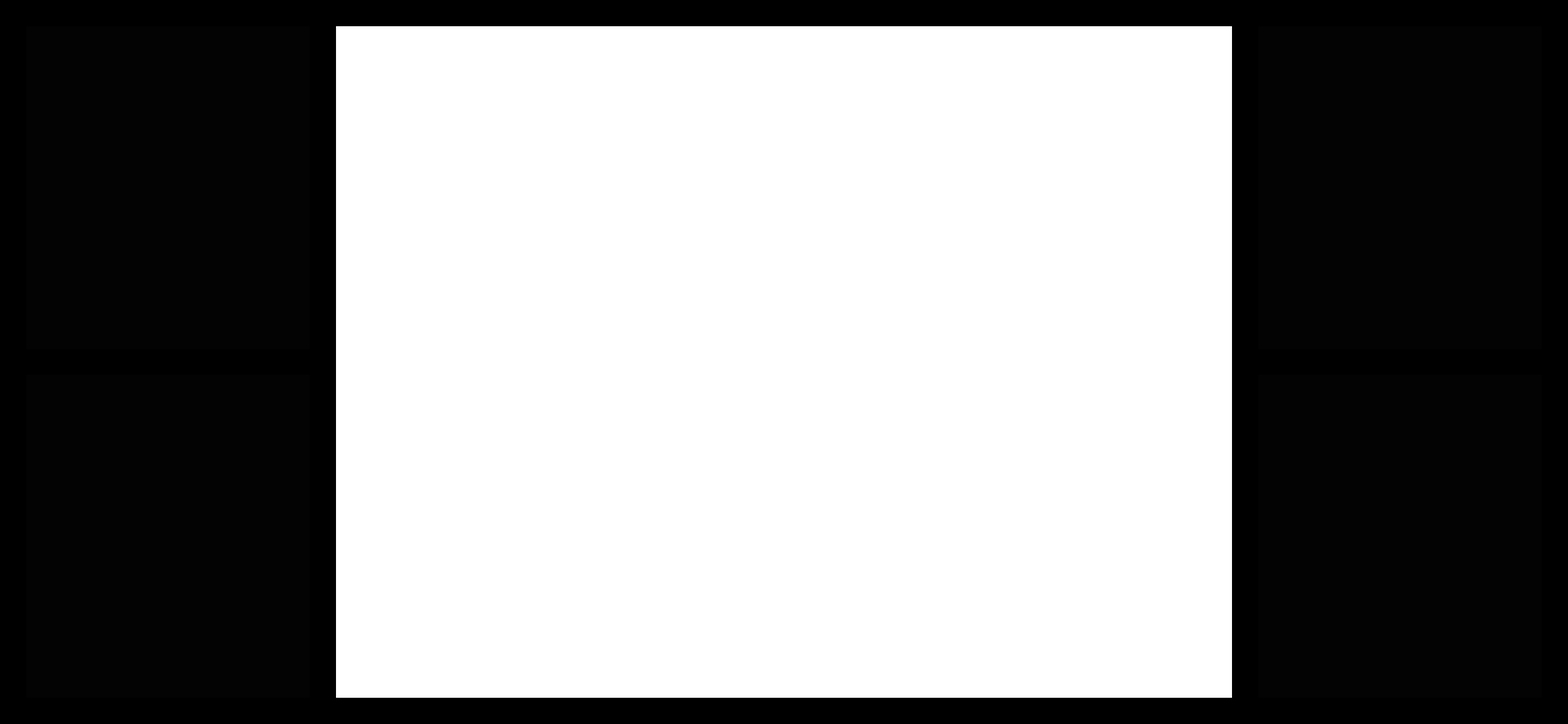
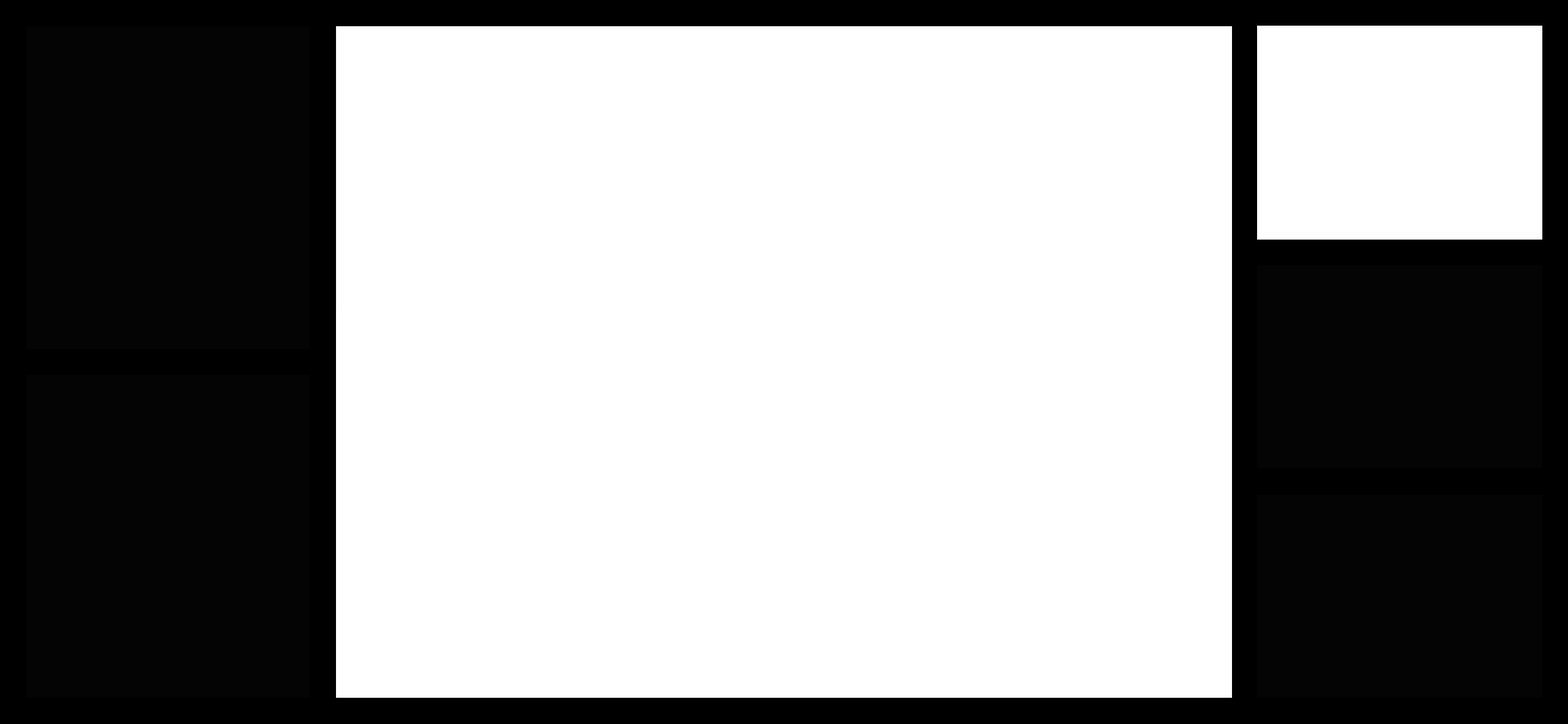
Revision of a layered 1568 × 724 image; what changed, layer by layer:
"Buttons": opacity 1% → 100%, painted on it over bbox(1257, 25, 1543, 699)
painted on "Frame" over bbox(1257, 25, 1543, 240)
